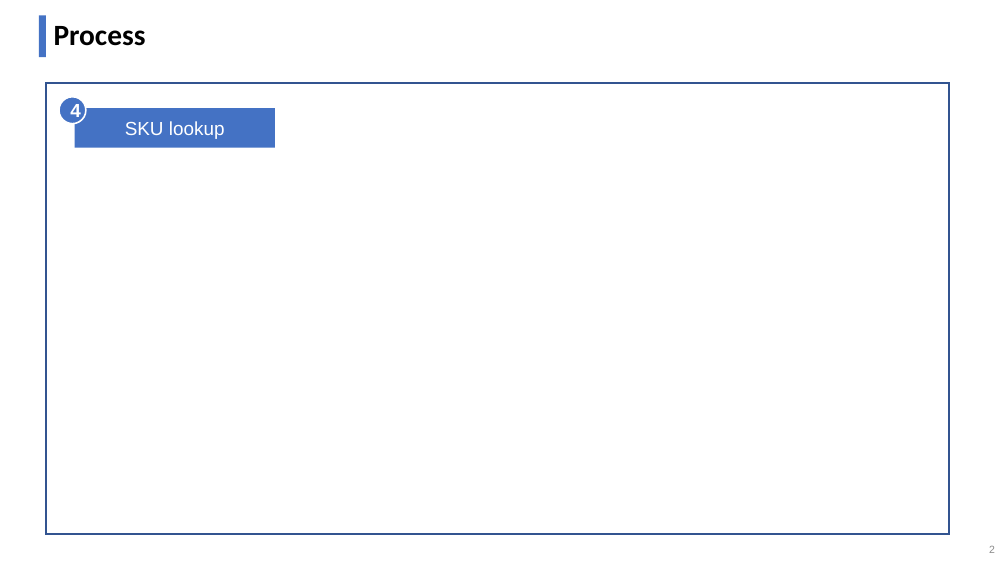
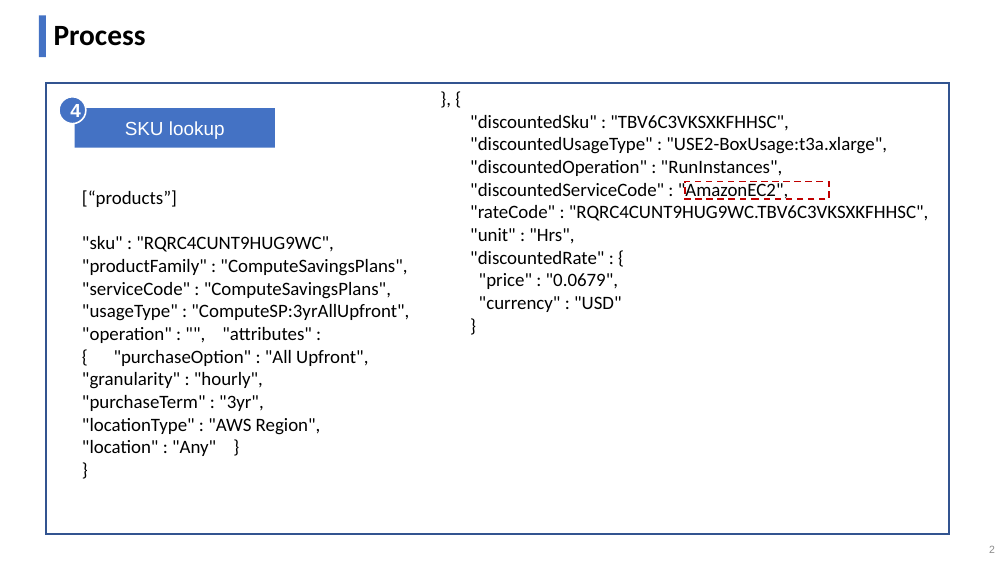
Before and after one commit to longhorn09/aws_prices, a slide deck: slide 2 of documentation.pptx. Drawn at 1008x567 pixels with LibreOffice and Linux fonts; fonts in the diff are those of the drawing. Boxes give left, top, right and bottom in pixels: in the first picture for what was removed or moved away, otherwise in the second. Text is boxed around its words. In the diff, an @@ line names an element or a change of style, - is before the commit and + after.

```diff
--- a/documentation.pptx
+++ b/documentation.pptx
@@ text added at box(470, 115, 929, 312), 18 pt, text #000000 @@
+}, {
+"discountedSku" : "TBV6C3VKSXKFHHSC",
+"discountedUsageType" : "USE2-BoxUsage:t3a.xlarge",
+"discountedOperation" : "RunInstances",
+"discountedServiceCode" : "AmazonEC2",
+"rateCode" : "RQRC4CUNT9HUG9WC.TBV6C3VKSXKFHHSC",
+"unit" : "Hrs",
+"discountedRate" : {
+"price" : "0.0679",
+"currency" : "USD"
+}
@@ text added at box(82, 190, 409, 456), 18 pt, text #000000 @@
+[“products”]
+"sku" : "RQRC4CUNT9HUG9WC",
+"productFamily" : "ComputeSavingsPlans",
+"serviceCode" : "ComputeSavingsPlans",
+"usageType" : "ComputeSP:3yrAllUpfront",
+"operation" : "", "attributes" :
+{ "purchaseOption" : "All Upfront",
+"granularity" : "hourly",
+"purchaseTerm" : "3yr",
+"locationType" : "AWS Region",
+"location" : "Any" }
+}
@@ rectangle added at box(685, 181, 830, 199), outline #C00000 1.5 pt dashed @@
```
Also in this commit, not shown: 1 slide added, 2 other files.
